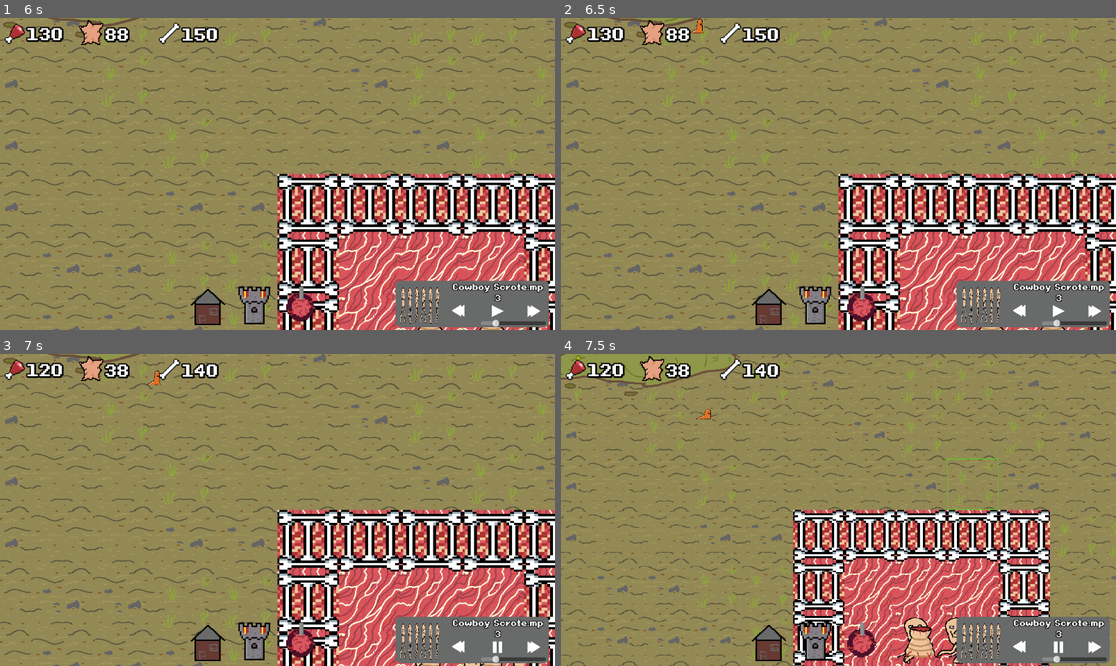
Above: before the commit, frames 1-4 (two rows, left to right).
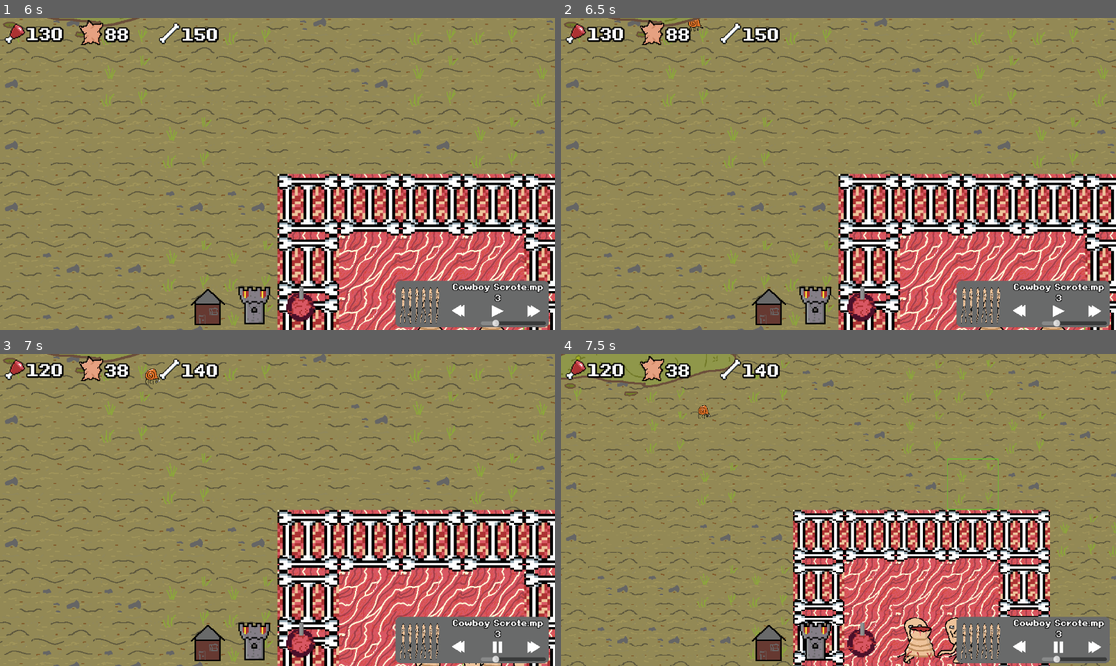
Above: after the commit, the same moments.

Repository: PhilipSBeck/Ludum-Dare-56
Game: Godot game, scene res://Levels/TitleScreen.tscn
Two runs of this game, one before a commit and one after it. Both use one fixed random seed, a clock stepped at 60 frames per second and the inputs below. Sound files missing from this copy of the repository are replaced by a short silence.
Inputs (mouse positions are in pixels of both pictures, inside the frame that each line leads up to):
- Up to frame 1 (6 s): click "Start" at 0.5 s; click (532, 311) at 1.25 s; click (532, 311) at 2 s; click (255, 308) at 2.75 s; click (299, 308) at 3.5 s; click (210, 308) at 4.25 s; click (460, 311) at 5 s; click (499, 311) at 5.75 s
- Up to frame 2 (6.5 s): no input
- Up to frame 3 (7 s): click (499, 647) at 6.5 s
- Up to frame 4 (7.5 s): move the mouse to (960, 494) at 7.27 s; hold Right (ui_right) from 7.28 s (still down); tap Mouse wheel down (WheelDown) at 7.35 s

Frame 1 is identical in both runs. In frame 2, less than 0.1% of the frame differs, in the area x 22-26%, y 0-5%; in frame 3, 0.1%, in the area x 26-30%, y 4-11%; in frame 4, less than 0.1%.

Commit message:
Added Second enemy skin

Diff:
--- a/Scripts/Units/Enemies/animated_sprite.gd
+++ b/Scripts/Units/Enemies/animated_sprite.gd
@@ -3,6 +3,7 @@
 
 # Called when the node enters the scene tree for the first time.
 func _ready() -> void:
+	set_animation("Enemy" + str(randi_range(1,2)))
 	$".".play()
 	pass # Replace with function body.
 
--- a/Unit/Enemy.tscn
+++ b/Unit/Enemy.tscn
@@ -1,7 +1,8 @@
-[gd_scene load_steps=8 format=3 uid="uid://gl5n4qwltrfa"]
+[gd_scene load_steps=11 format=3 uid="uid://gl5n4qwltrfa"]
 
 [ext_resource type="Script" path="res://Scripts/Units/Enemies/enemy.gd" id="1_l1aak"]
 [ext_resource type="Texture2D" uid="uid://c4okcpbsryxyl" path="res://Art/Units/Enemies/Enemy1SpriteSheet-Sheet.png" id="1_rlqyn"]
+[ext_resource type="Texture2D" uid="uid://vf82l3i27d3u" path="res://Art/Units/Enemies/Enemy2-Sheet.png" id="3_masem"]
 [ext_resource type="Script" path="res://Scripts/Units/Enemies/animated_sprite.gd" id="3_qh4b0"]
 
 [sub_resource type="AtlasTexture" id="AtlasTexture_krk1y"]
@@ -10,6 +11,14 @@
 
 [sub_resource type="AtlasTexture" id="AtlasTexture_lhv0a"]
 atlas = ExtResource("1_rlqyn")
+region = Rect2(128, 0, 128, 128)
+
+[sub_resource type="AtlasTexture" id="AtlasTexture_cypte"]
+atlas = ExtResource("3_masem")
+region = Rect2(0, 0, 128, 128)
+
+[sub_resource type="AtlasTexture" id="AtlasTexture_4hxhy"]
+atlas = ExtResource("3_masem")
 region = Rect2(128, 0, 128, 128)
 
 [sub_resource type="SpriteFrames" id="SpriteFrames_fpjwx"]
@@ -22,8 +31,19 @@
 "texture": SubResource("AtlasTexture_lhv0a")
 }],
 "loop": true,
-"name": &"walk",
+"name": &"Enemy1",
 "speed": 3.0
+}, {
+"frames": [{
+"duration": 1.0,
+"texture": SubResource("AtlasTexture_cypte")
+}, {
+"duration": 1.0,
+"texture": SubResource("AtlasTexture_4hxhy")
+}],
+"loop": true,
+"name": &"Enemy2",
+"speed": 5.0
 }]
 
 [sub_resource type="RectangleShape2D" id="RectangleShape2D_l3kj4"]
@@ -37,8 +57,7 @@
 [node name="AnimatedSprite2D" type="AnimatedSprite2D" parent="."]
 scale = Vector2(0.3, 0.3)
 sprite_frames = SubResource("SpriteFrames_fpjwx")
-animation = &"walk"
-frame_progress = 0.273819
+animation = &"Enemy2"
 script = ExtResource("3_qh4b0")
 
 [node name="CollisionShape2D" type="CollisionShape2D" parent="."]
Binary file added: Art/Units/Enemies/Enemy2-Sheet.png
Not shown, added: Art/Units/Enemies/Enemy2-Sheet.png.import
